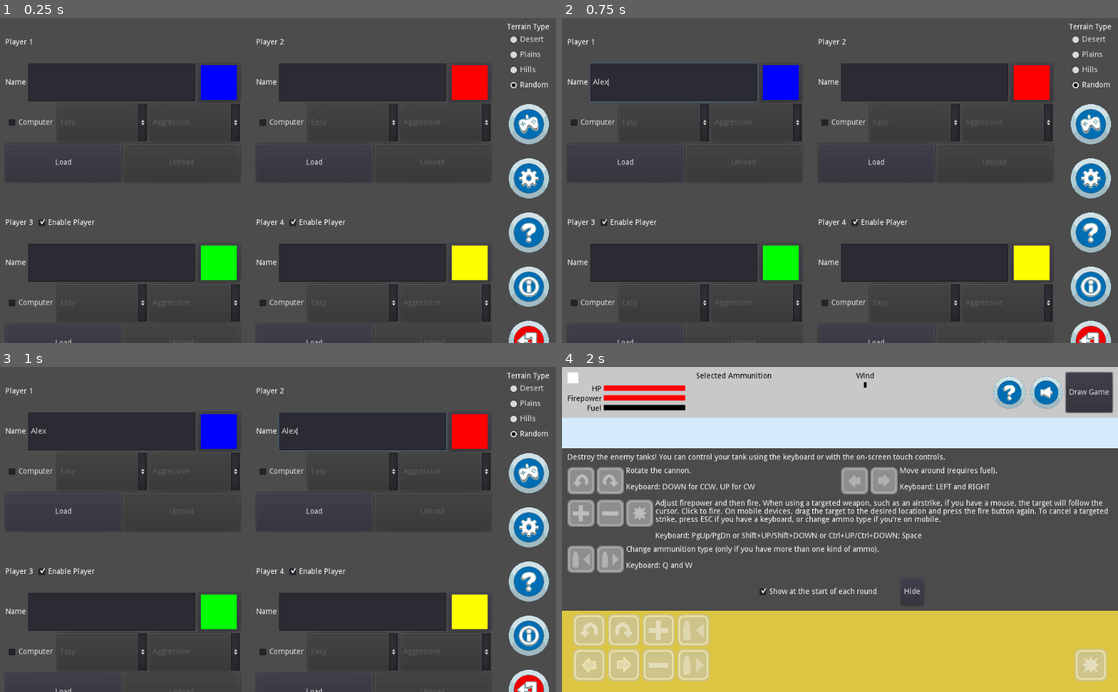
Above: before the commit, frames 1-4 (two rows, left to right).
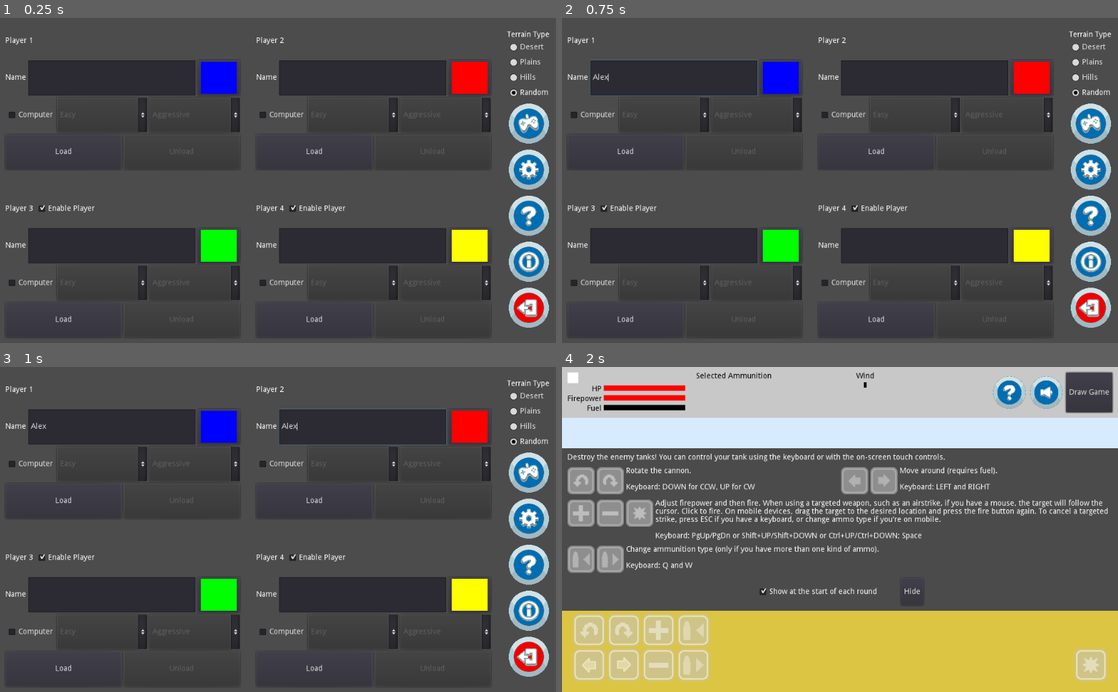
Above: after the commit, the same moments.

Repository: Arc676/Tanks-Godot
Game: Godot game, scene res://Scenes/Screens/Main Menu.tscn
Two runs of this game, one before a commit and one after it. Both use one fixed random seed, a clock stepped at 60 frames per second and the inputs below.
Inputs (mouse positions are in pixels of both pictures, inside the frame that each line leads up to; where the layout moved, square brackets give the same spot in the first picture):
- Up to frame 1 (0.25 s): no input
- Up to frame 2 (0.75 s): click (673, 83) at 0.52 s; type "Alex" at 0.6 s
- Up to frame 3 (1 s): click (361, 432) at 0.75 s; type "Alex" at 0.83 s
- Up to frame 4 (2 s): click (1090, 471) [1090, 474] at 1.25 s

The runs differ from the first frame. In frame 1, 14% of the frame differs, in the area x 1-99%, y 1-100%; in frame 2, 15%; in frame 3, 15%; in frame 4, nothing differs.

Commit message:
Reduce button spacing on Main Menu

Diff:
--- a/Scenes/Screens/Main Menu.tscn
+++ b/Scenes/Screens/Main Menu.tscn
@@ -32,7 +32,7 @@
 
 [node name="P13" type="VBoxContainer" parent="UI"]
 margin_right = 432.0
-margin_bottom = 626.0
+margin_bottom = 580.0
 size_flags_horizontal = 3
 custom_constants/separation = 40
 alignment = 1
@@ -41,19 +41,19 @@
 anchor_right = 0.0
 anchor_bottom = 0.0
 margin_right = 432.0
-margin_bottom = 293.0
+margin_bottom = 270.0
 
 [node name="Player 3" parent="UI/P13" instance=ExtResource( 1 )]
 anchor_right = 0.0
 anchor_bottom = 0.0
-margin_top = 333.0
+margin_top = 310.0
 margin_right = 432.0
-margin_bottom = 626.0
+margin_bottom = 580.0
 
 [node name="P24" type="VBoxContainer" parent="UI"]
 margin_left = 462.0
 margin_right = 894.0
-margin_bottom = 626.0
+margin_bottom = 580.0
 size_flags_horizontal = 3
 custom_constants/separation = 40
 alignment = 1
@@ -62,29 +62,30 @@
 anchor_right = 0.0
 anchor_bottom = 0.0
 margin_right = 432.0
-margin_bottom = 293.0
+margin_bottom = 270.0
 
 [node name="Player 4" parent="UI/P24" instance=ExtResource( 1 )]
 anchor_right = 0.0
 anchor_bottom = 0.0
-margin_top = 333.0
+margin_top = 310.0
 margin_right = 432.0
-margin_bottom = 626.0
+margin_bottom = 580.0
 
 [node name="VBoxContainer" type="VBoxContainer" parent="UI"]
 margin_left = 924.0
 margin_right = 1004.0
-margin_bottom = 626.0
+margin_bottom = 580.0
 size_flags_horizontal = 0
-custom_constants/separation = 20
+custom_constants/separation = 5
 alignment = 1
 __meta__ = {
 "_edit_use_anchors_": false
 }
 
 [node name="Terrain" type="VBoxContainer" parent="UI/VBoxContainer"]
+margin_top = 14.0
 margin_right = 80.0
-margin_bottom = 126.0
+margin_bottom = 140.0
 alignment = 1
 __meta__ = {
 "_edit_use_anchors_": false
@@ -125,9 +126,9 @@
 text = "Random"
 
 [node name="Start" type="TextureButton" parent="UI/VBoxContainer"]
-margin_top = 146.0
+margin_top = 145.0
 margin_right = 80.0
-margin_bottom = 226.0
+margin_bottom = 225.0
 rect_min_size = Vector2( 80, 80 )
 size_flags_horizontal = 4
 size_flags_vertical = 4
@@ -135,9 +136,9 @@
 expand = true
 
 [node name="Settings" type="TextureButton" parent="UI/VBoxContainer"]
-margin_top = 246.0
+margin_top = 230.0
 margin_right = 80.0
-margin_bottom = 326.0
+margin_bottom = 310.0
 rect_min_size = Vector2( 80, 80 )
 size_flags_horizontal = 4
 size_flags_vertical = 4
@@ -147,9 +148,9 @@
 targetScene = "res://Scenes/Screens/Settings.tscn"
 
 [node name="Help" type="TextureButton" parent="UI/VBoxContainer"]
-margin_top = 346.0
+margin_top = 315.0
 margin_right = 80.0
-margin_bottom = 426.0
+margin_bottom = 395.0
 rect_min_size = Vector2( 80, 80 )
 size_flags_horizontal = 4
 size_flags_vertical = 4
@@ -159,9 +160,9 @@
 targetScene = "res://Scenes/Screens/Help.tscn"
 
 [node name="About" type="TextureButton" parent="UI/VBoxContainer"]
-margin_top = 446.0
+margin_top = 400.0
 margin_right = 80.0
-margin_bottom = 526.0
+margin_bottom = 480.0
 rect_min_size = Vector2( 80, 80 )
 size_flags_horizontal = 4
 size_flags_vertical = 4
@@ -171,9 +172,9 @@
 targetScene = "res://Scenes/Screens/About.tscn"
 
 [node name="Quit" type="TextureButton" parent="UI/VBoxContainer"]
-margin_top = 546.0
+margin_top = 485.0
 margin_right = 80.0
-margin_bottom = 626.0
+margin_bottom = 565.0
 rect_min_size = Vector2( 80, 80 )
 size_flags_horizontal = 4
 size_flags_vertical = 4
